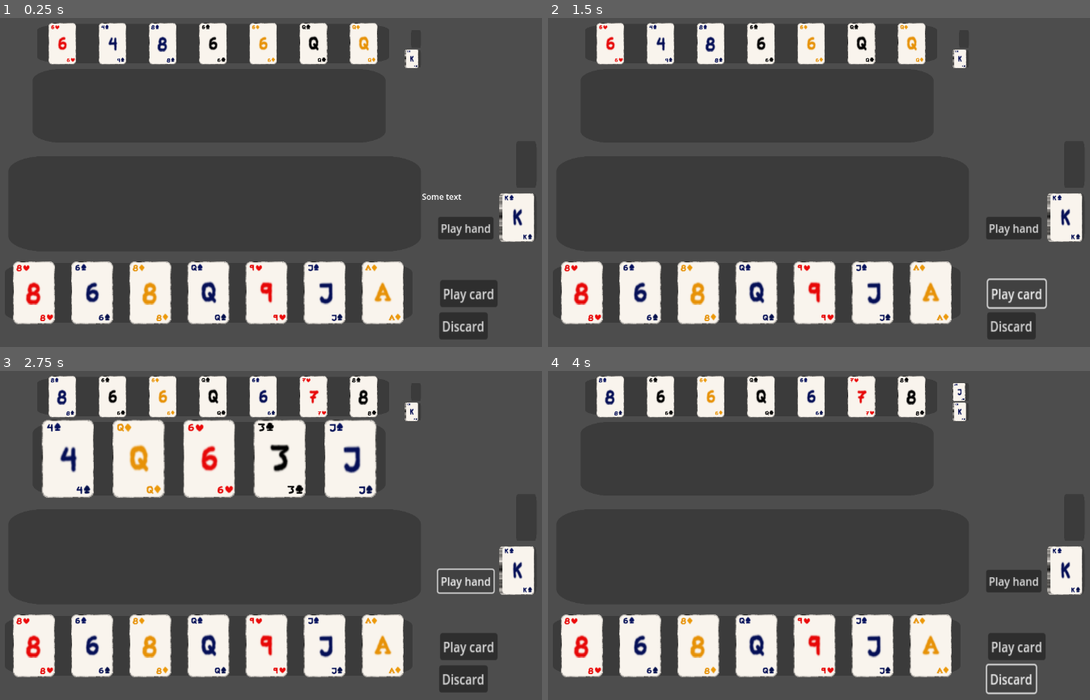
Above: before the commit, frames 1-4 (two rows, left to right).
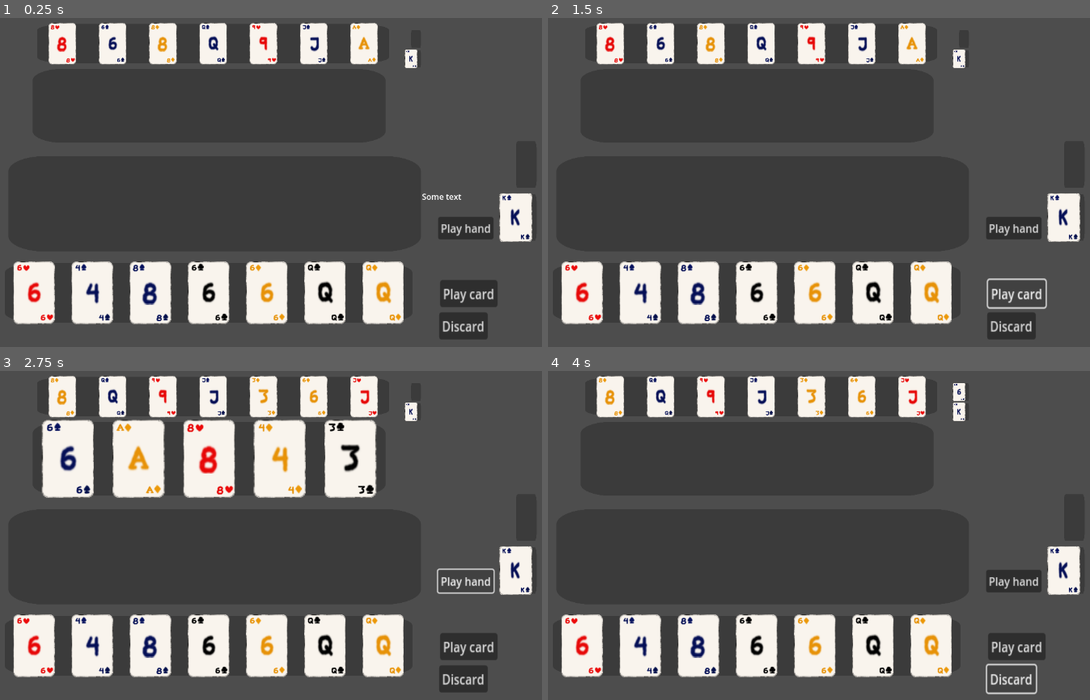
Above: after the commit, the same moments.

Repository: T33py/CardGame
Game: Godot game, scene res://TestScene.tscn
Same seed, same stepped clock (60 frames per second), same inputs: the game is played once before the commit and once after it.
Inputs:
- Up to frame 1 (0.25 s): no input
- Up to frame 2 (1.5 s): click "Play card" at 0.5 s; click "Play card" at 1.25 s
- Up to frame 3 (2.75 s): click "Play hand" at 2 s
- Up to frame 4 (4 s): click "Play hand" at 2.75 s; click "Discard" at 3.5 s

The runs differ from the first frame. In frame 1, 2.9% of the frame differs, in the area x 2-99%, y 1-93%; in frame 2, 2.9%; in frame 3, 4.4%; in frame 4, 3.0%.

Commit message:
redid positioning of cards in play areas to make them remain in the deck

Diff:
--- a/Cards/Card.gd
+++ b/Cards/Card.gd
@@ -126,10 +126,10 @@
 	return
 
 func get_width():
-	return find_child("BasicCardFront").texture.get_width() * scale.x
+	return find_child("BasicCardFront").texture.get_width()
 
 func get_height():
-	return find_child("BasicCardFront").texture.get_height() * scale.y
+	return find_child("BasicCardFront").texture.get_height()
 
 
 func _on_area_2d_input_event(viewport, event, shape_idx):
--- a/Cards/CardDisplayArea.gd
+++ b/Cards/CardDisplayArea.gd
@@ -16,7 +16,7 @@
 
 func place_card(card: Card):
 #	print("move card to display area")
-	card.reparent(get_parent())
+#	card.reparent(get_parent())
 	cards.append(card)
 	layout_cards()
 	pass
@@ -39,20 +39,19 @@
 #		cards[0].position = self.position
 #		return
 
-	var width = texture.get_width()
-	var left_border = position.x - (width / 2)
-	var dist = texture.get_width()
-	var interval = dist / segments
-	var target_height = texture.get_height() * scale.y * 1.05
+	var width = texture.get_width() * global_scale.x
+	var left_border = global_position.x - (width / 2)
+	var interval = width / segments
+	var target_height = texture.get_height() * global_scale.y * 1.05
 
 	for i in range(segments):
 		var card = cards[i]
-		var card_height = card.get_height()
+		var card_height = card.get_height() * card.global_scale.y
 		card.scale *= target_height / card_height
 
 		# place card at left border in the middle of its interval at interval 'i'
-		var offset = left_border + ((interval * 0.5 + interval * i) * card_distance_modifier) + (card_distance_offset/scale.x * i)
-		card.position = Vector2(offset, position.y)
+		var offset = left_border + ((interval * 0.5 + interval * i) * card_distance_modifier)# + (card_distance_offset/global_scale.x * i)
+		card.global_position = Vector2(offset, global_position.y)
 
 
 	pass
--- a/TestScene.tscn
+++ b/TestScene.tscn
@@ -14,10 +14,6 @@
 ai = NodePath("../BasicAI")
 player_play_area = NodePath("../PlayArea")
 ai_play_area = NodePath("../AIPlayArea")
-
-[node name="Deck" parent="." instance=ExtResource("3_h1md0")]
-position = Vector2(1111, 414)
-scale = Vector2(0.0213682, 0.0851462)
 
 [node name="Hand" parent="." node_paths=PackedStringArray("deck", "play_area") instance=ExtResource("2_dh85x")]
 position = Vector2(483, 563)
@@ -64,10 +60,6 @@
 hand = NodePath("../AIHand")
 play_area = NodePath("../AIPlayArea")
 
-[node name="AIDeck" parent="." instance=ExtResource("3_h1md0")]
-position = Vector2(893, 100)
-scale = Vector2(0.00996584, 0.0319674)
-
 [node name="AIHand" parent="." node_paths=PackedStringArray("deck", "play_area") instance=ExtResource("2_dh85x")]
 position = Vector2(492, 70)
 scale = Vector2(0.362564, 0.0719176)
@@ -79,6 +71,14 @@
 scale = Vector2(0.363493, 0.136051)
 deck = NodePath("../AIDeck")
 
+[node name="AIDeck" parent="." instance=ExtResource("3_h1md0")]
+position = Vector2(893, 100)
+scale = Vector2(0.00996584, 0.0319674)
+
+[node name="Deck" parent="." instance=ExtResource("3_h1md0")]
+position = Vector2(1111, 414)
+scale = Vector2(0.0213682, 0.0851462)
+
 [connection signal="pressed" from="PlayCardButton" to="Hand" method="_on_play_card_button_pressed"]
 [connection signal="pressed" from="DiscardCardButton" to="Hand" method="_on_discard_card_button_pressed"]
 [connection signal="pressed" from="PlayHand" to="GameManager" method="_on_player_stands"]
